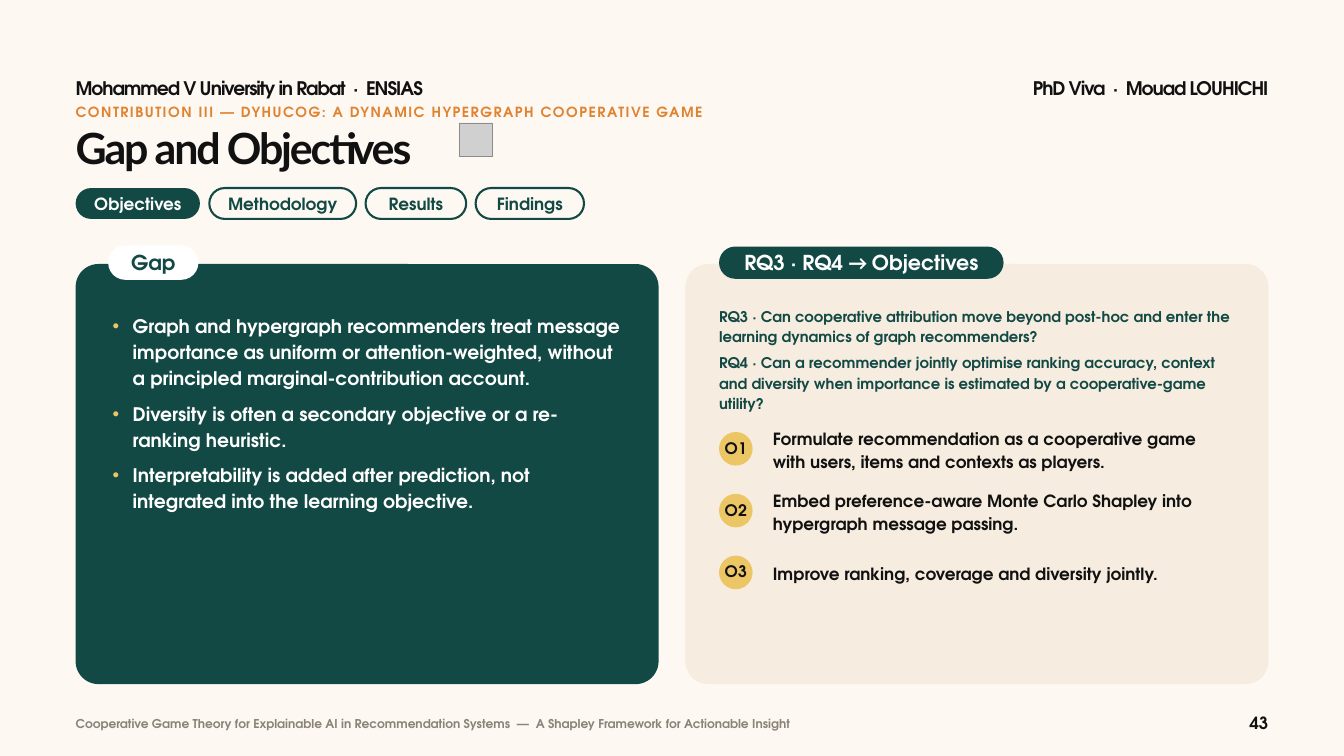
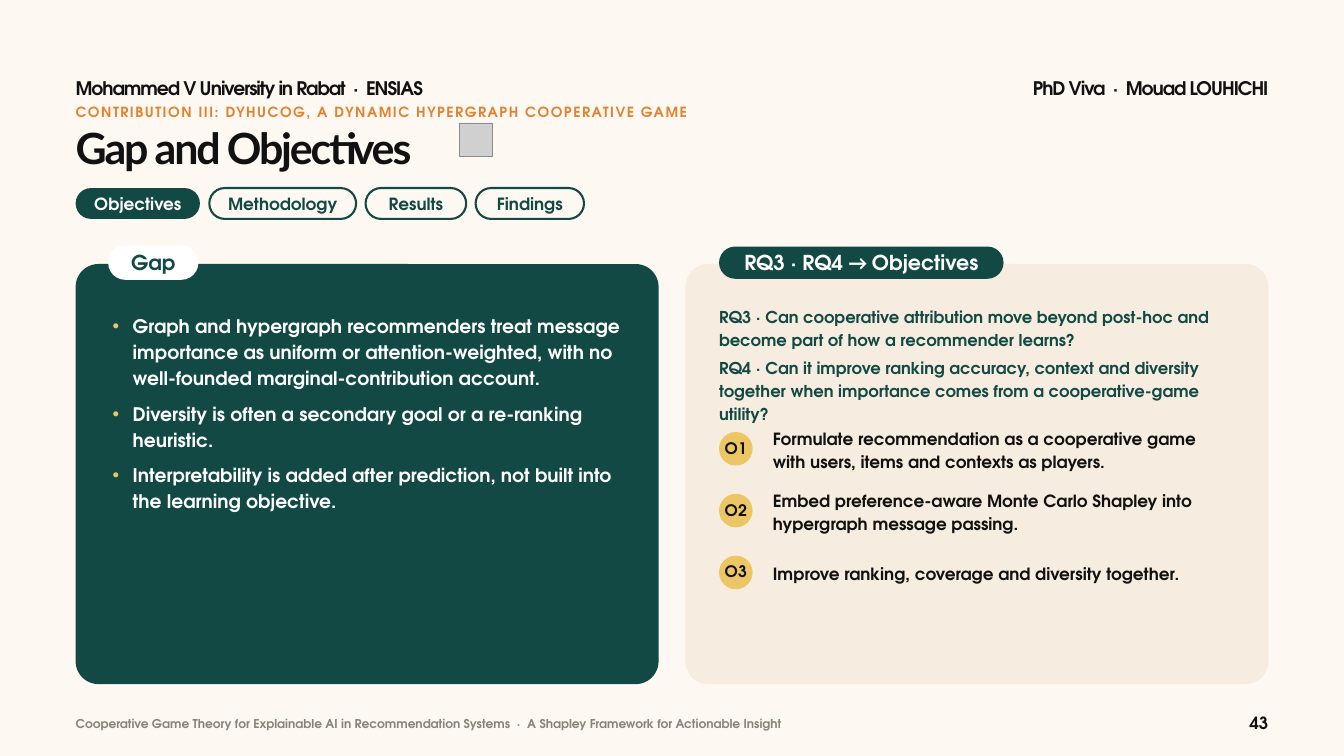
Before and after one commit to mouadlouhichi/phd-prep, a slide deck: slide 43 of try/MOUAD_LOUHICHI_VIVA_40min_BeigeGreen.pptx. Drawn at 1344x756 pixels with LibreOffice and Linux fonts; fonts in the diff are those of the drawing; grey boxes stand for pictures. Boxes give left, top, right and bottom in pixels: in the first picture for what was removed or moved away, otherwise in the second. Text is boxed around its words. In the diff, an @@ line names an element or a change of style, - is before the commit and + after.

```diff
--- a/try/MOUAD_LOUHICHI_VIVA_40min_BeigeGreen.pptx
+++ b/try/MOUAD_LOUHICHI_VIVA_40min_BeigeGreen.pptx
@@ text at box(133, 319, 620, 512): text changed @@
-• Graph and hypergraph recommenders treat message importance as uniform or attention-weighted, without a principled marginal-contribution account.
-• Diversity is often a secondary objective or a re-ranking heuristic.
-• Interpretability is added after prediction, not integrated into the learning objective.
+• Graph and hypergraph recommenders treat message importance as uniform or attention-weighted, with no well-founded marginal-contribution account.
+• Diversity is often a secondary goal or a re-ranking heuristic.
+• Interpretability is added after prediction, not built into the learning objective.
@@ text at box(719, 310, 1209, 423): text changed; size 15.8 to 17.5 pt @@
-RQ3 · Can cooperative attribution move beyond post-hoc and enter the learning dynamics of graph recommenders?
-RQ4 · Can a recommender jointly optimise ranking accuracy, context and diversity when importance is estimated by a cooperative-game utility?
+RQ3 · Can cooperative attribution move beyond post-hoc and become part of how a recommender learns?
+RQ4 · Can it improve ranking accuracy, context and diversity together when importance comes from a cooperative-game utility?
@@ text at box(257, 370, 1200, 422): text changed @@
-CONTRIBUTION III — DYHUCOG: A DYNAMIC HYPERGRAPH COOPERATIVE GAME
+CONTRIBUTION III: DYHUCOG, A DYNAMIC HYPERGRAPH COOPERATIVE GAME
@@ text at box(773, 567, 1179, 584): text changed @@
-Improve ranking, coverage and diversity jointly.
+Improve ranking, coverage and diversity together.
@@ text at box(76, 719, 782, 731): text changed @@
-Cooperative Game Theory for Explainable AI in Recommendation Systems — A Shapley Framework for Actionable Insight
+Cooperative Game Theory for Explainable AI in Recommendation Systems · A Shapley Framework for Actionable Insight
```
Also in this commit, not shown: 62 other slides changed, 4 other files.
